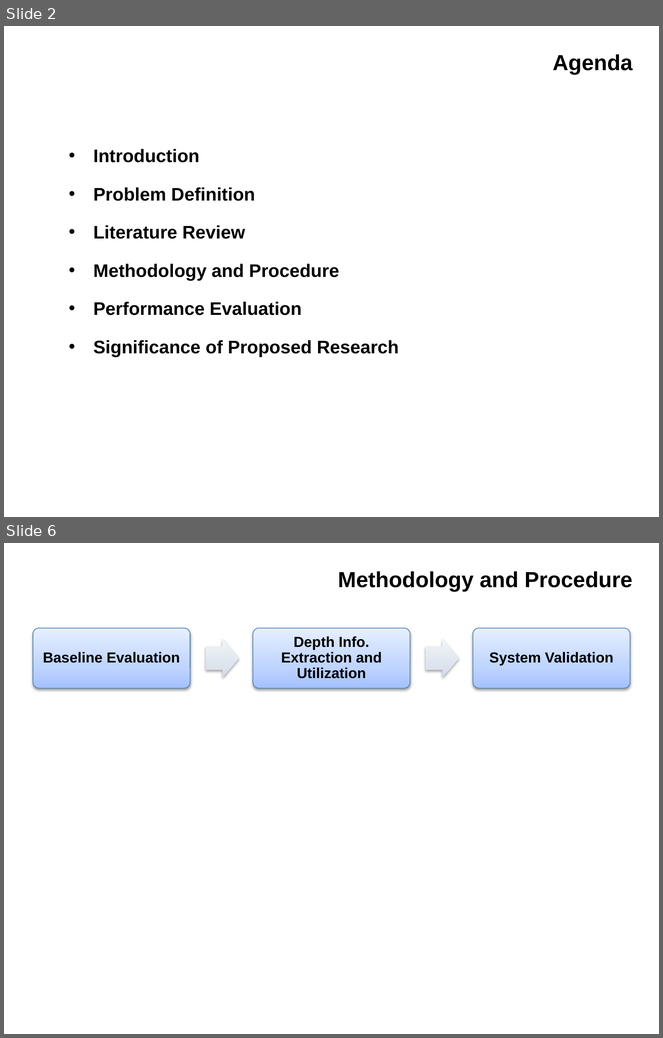
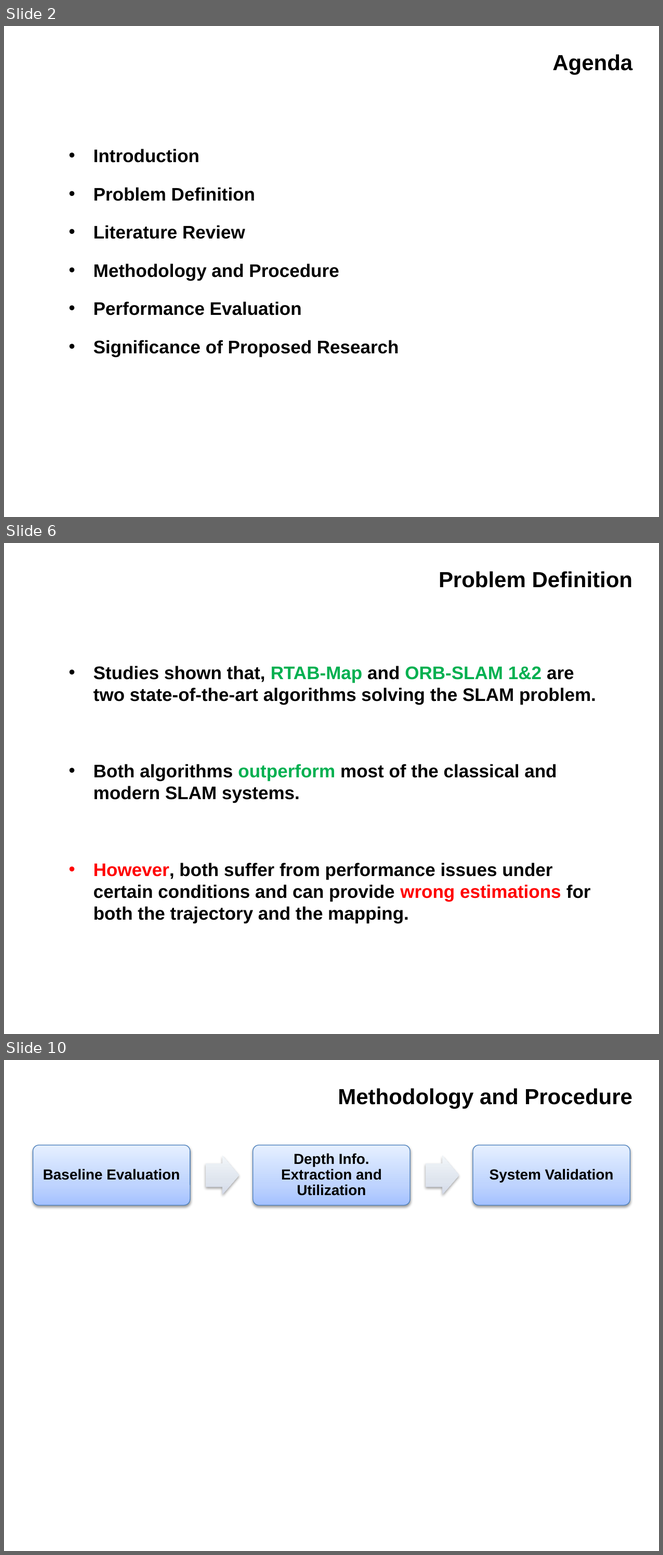
Before and after one commit to IslamAAli/ORBSLAM_RTABmap, a slide deck: Presentation/CMPUT631-ProjectProposal-V0P1.pptx. Shown one above the other, each under a label of ours: slides 2 and 6 before the commit, slides 2, 6 and 10 after it; the slides between them are not shown. The pictures are 663x1038 and 663x1555 pixels, drawn with LibreOffice and Linux fonts; fonts in the diff are those of the drawing; background and template pictures are left out. Boxes give left, top, right and bottom in pixels: in the first picture for what was removed or moved away, otherwise in the second. Text is boxed around its words. In the diff, an @@ line names an element or a change of style, - is before the commit and + after.

```diff
--- a/Presentation/CMPUT631-ProjectProposal-V0P1.pptx
+++ b/Presentation/CMPUT631-ProjectProposal-V0P1.pptx
@@ slide 6 added at bbox=[4, 543, 659, 1034], background #FFFFFF @@
@@ title added at bbox=[439, 571, 633, 588], 24 pt, text #000000, bold @@
+Problem Definition
@@ text added at bbox=[93, 666, 596, 923], 20 pt, text #000000, bold @@
+• Studies shown that, RTAB-Map and ORB-SLAM 1&2 are two state-of-the-art algorithms solving the SLAM problem.
+• Both algorithms outperform most of the classical and modern SLAM systems.
+• However, both suffer from performance issues under certain conditions and can provide wrong estimations for both the trajectory and the mapping.
@@ what was slide 6 is now slide 10 @@
```
Also in this commit, not shown: 1 slide changed, 5 other slides added, 2 slides removed.
